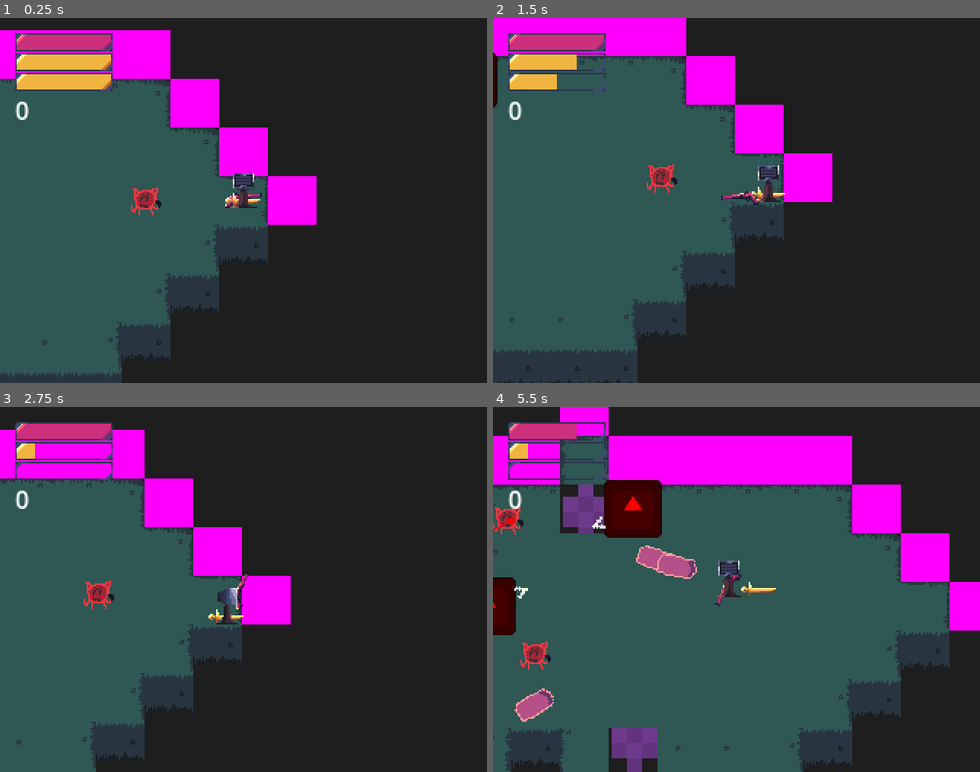
Above: before the commit, frames 1-4 (two rows, left to right).
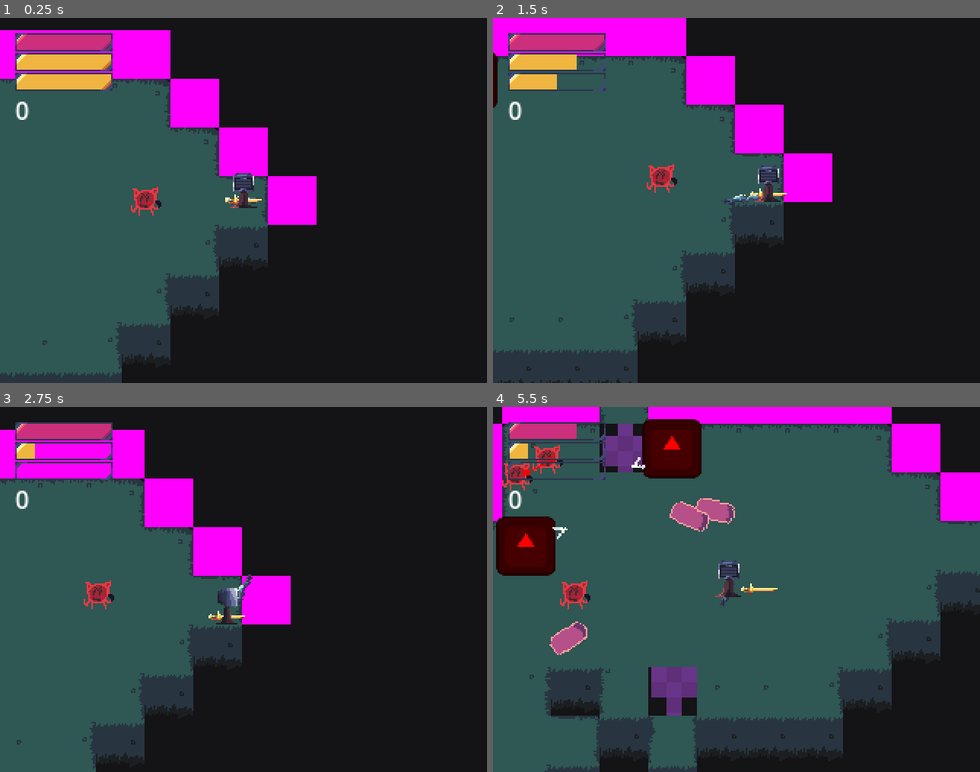
Above: after the commit, the same moments.

Repository: pizzart/metamorphosis
Game: Godot game, scene res://scenes/world.tscn
The game is run twice, just before and just after one commit, with the same random seed, the same clock (stepped at 60 frames per second) and the same inputs. The engine's default icon, where the game draws it, is replaced by a stand-in: a white triangle on a blue panel in a dark square.
Inputs (mouse positions are in pixels of both pictures, inside the frame that each line leads up to):
- Up to frame 1 (0.25 s): no input
- Up to frame 2 (1.5 s): move the mouse to (843, 182) at 0.52 s; press the mouse at (843, 182) at 0.53 s; hold D (right) 0.53-1.28 s; tap E (use) at 0.8, 1.35 s; move the mouse to (639, 218) at 1.27 s; release the mouse at (639, 218) at 1.28 s; hold S (down) from 1.28 s (still down)
- Up to frame 3 (2.75 s): click (146, 607) at 1.55 s; move the mouse to (292, 509) at 2.02 s; release S (down) at 2.03 s; press the mouse at (292, 509) at 2.03 s; hold D (right) from 2.03 s (still down); tap E (use) at 2.3 s
- Up to frame 4 (5.5 s): move the mouse to (712, 662) at 2.77 s; release D (right) at 2.78 s; release the mouse at (712, 662) at 2.78 s; hold W (up) 2.78-3.53 s; tap Space (change_gun) at 2.85 s; click (712, 662) at 3.05 s; move the mouse to (882, 644) at 3.52 s; hold E (use) 3.53-4.28 s; hold A (left) 3.53-5.03 s; move the mouse to (590, 534) at 4.27 s; click (590, 534) at 4.35 s; move the mouse to (760, 589) at 5.02 s; hold S (down) from 5.03 s (still down); hold E (use) from 5.03 s (still down)

The runs differ from the first frame. In frame 1, 0.2% of the frame differs, in the area x 46-54%, y 42-53%; in frame 2, 0.3%; in frame 3, 0.2%; in frame 4, 45%, in the area x 0-100%, y 0-100%.

Commit message:
uhhh

Diff:
--- a/project.godot
+++ b/project.godot
@@ -82,4 +82,4 @@
 [rendering]
 
 textures/canvas_textures/default_texture_filter=0
-environment/defaults/default_clear_color=Color(0.117647, 0.117647, 0.117647, 1)
+environment/defaults/default_clear_color=Color(0.0784314, 0.0745098, 0.0862745, 1)
--- /dev/null
+++ b/resources/slash.tres
@@ -0,0 +1,53 @@
+[gd_resource type="SpriteFrames" load_steps=8 format=3 uid="uid://c2ytrcvssios4"]
+
+[ext_resource type="Texture2D" uid="uid://c2vek45cxi4eo" path="res://sprites/slash.png" id="1_5o28y"]
+
+[sub_resource type="AtlasTexture" id="AtlasTexture_3lcrx"]
+atlas = ExtResource("1_5o28y")
+region = Rect2(0, 0, 64, 64)
+
+[sub_resource type="AtlasTexture" id="AtlasTexture_yx5ij"]
+atlas = ExtResource("1_5o28y")
+region = Rect2(64, 0, 64, 64)
+
+[sub_resource type="AtlasTexture" id="AtlasTexture_gioiq"]
+atlas = ExtResource("1_5o28y")
+region = Rect2(128, 0, 64, 64)
+
+[sub_resource type="AtlasTexture" id="AtlasTexture_5wd14"]
+atlas = ExtResource("1_5o28y")
+region = Rect2(192, 0, 64, 64)
+
+[sub_resource type="AtlasTexture" id="AtlasTexture_feuas"]
+atlas = ExtResource("1_5o28y")
+region = Rect2(256, 0, 64, 64)
+
+[sub_resource type="AtlasTexture" id="AtlasTexture_3ju6q"]
+atlas = ExtResource("1_5o28y")
+region = Rect2(320, 0, 64, 64)
+
+[resource]
+animations = [{
+"frames": [{
+"duration": 1.0,
+"texture": SubResource("AtlasTexture_3lcrx")
+}, {
+"duration": 1.0,
+"texture": SubResource("AtlasTexture_yx5ij")
+}, {
+"duration": 1.0,
+"texture": SubResource("AtlasTexture_gioiq")
+}, {
+"duration": 1.0,
+"texture": SubResource("AtlasTexture_5wd14")
+}, {
+"duration": 1.0,
+"texture": SubResource("AtlasTexture_feuas")
+}, {
+"duration": 1.0,
+"texture": SubResource("AtlasTexture_3ju6q")
+}],
+"loop": false,
+"name": &"default",
+"speed": 20.0
+}]
--- a/scenes/player.tscn
+++ b/scenes/player.tscn
@@ -1,6 +1,7 @@
-[gd_scene load_steps=28 format=3 uid="uid://dph8pd3qblx44"]
+[gd_scene load_steps=23 format=3 uid="uid://dph8pd3qblx44"]
 
 [ext_resource type="Script" path="res://scripts/player.gd" id="1_bsqet"]
+[ext_resource type="Texture2D" uid="uid://npc0poxhwae6" path="res://sprites/hats/top_hat.png" id="3_46xsb"]
 [ext_resource type="Texture2D" uid="uid://bc83wrjsgbyyx" path="res://sprites/character/player.png" id="3_vplgc"]
 [ext_resource type="Texture2D" uid="uid://qnrmj3whsmx0" path="res://sprites/light.png" id="4_7jsic"]
 [ext_resource type="Script" path="res://scripts/guns/shotgun.gd" id="5_gs5rs"]
@@ -12,18 +13,6 @@
 [sub_resource type="AtlasTexture" id="AtlasTexture_unka6"]
 atlas = ExtResource("3_vplgc")
 region = Rect2(0, 48, 24, 24)
-
-[sub_resource type="AtlasTexture" id="AtlasTexture_gn6yb"]
-atlas = ExtResource("3_vplgc")
-region = Rect2(24, 48, 24, 24)
-
-[sub_resource type="AtlasTexture" id="AtlasTexture_oqwu6"]
-atlas = ExtResource("3_vplgc")
-region = Rect2(48, 48, 24, 24)
-
-[sub_resource type="AtlasTexture" id="AtlasTexture_h6tan"]
-atlas = ExtResource("3_vplgc")
-region = Rect2(72, 48, 24, 24)
 
 [sub_resource type="AtlasTexture" id="AtlasTexture_4uqav"]
 atlas = ExtResource("3_vplgc")
@@ -77,32 +66,11 @@
 atlas = ExtResource("3_vplgc")
 region = Rect2(0, 24, 24, 24)
 
-[sub_resource type="AtlasTexture" id="AtlasTexture_qjrf4"]
-atlas = ExtResource("3_vplgc")
-region = Rect2(24, 24, 24, 24)
-
-[sub_resource type="AtlasTexture" id="AtlasTexture_7uqao"]
-atlas = ExtResource("3_vplgc")
-region = Rect2(48, 24, 24, 24)
-
-[sub_resource type="AtlasTexture" id="AtlasTexture_g2h06"]
-atlas = ExtResource("3_vplgc")
-region = Rect2(72, 24, 24, 24)
-
 [sub_resource type="SpriteFrames" id="SpriteFrames_nunea"]
 animations = [{
 "frames": [{
 "duration": 1.0,
 "texture": SubResource("AtlasTexture_unka6")
-}, {
-"duration": 1.0,
-"texture": SubResource("AtlasTexture_gn6yb")
-}, {
-"duration": 1.0,
-"texture": SubResource("AtlasTexture_oqwu6")
-}, {
-"duration": 1.0,
-"texture": SubResource("AtlasTexture_h6tan")
 }],
 "loop": true,
 "name": &"back",
@@ -162,15 +130,6 @@
 "frames": [{
 "duration": 1.0,
 "texture": SubResource("AtlasTexture_io5ox")
-}, {
-"duration": 1.0,
-"texture": SubResource("AtlasTexture_qjrf4")
-}, {
-"duration": 1.0,
-"texture": SubResource("AtlasTexture_7uqao")
-}, {
-"duration": 1.0,
-"texture": SubResource("AtlasTexture_g2h06")
 }],
 "loop": true,
 "name": &"side",
@@ -190,8 +149,13 @@
 [node name="Sprite" type="AnimatedSprite2D" parent="."]
 position = Vector2(0, -7)
 sprite_frames = SubResource("SpriteFrames_nunea")
-animation = &"diagonal_front"
+animation = &"front"
 autoplay = "front"
+
+[node name="Hat" type="Sprite2D" parent="Sprite"]
+visible = false
+position = Vector2(0, -4)
+texture = ExtResource("3_46xsb")
 
 [node name="Camera" type="Camera2D" parent="."]
 process_callback = 0
--- a/scripts/guns/gun.gd
+++ b/scripts/guns/gun.gd
@@ -19,7 +19,7 @@
 	is_equipped = true
 
 func _input(event):
-	if event.is_action_pressed("attack") and can_attack and is_equipped and player.can_move:
+	if event.is_action_pressed("attack") and can_attack_fr():
 		if player.ammo >= ammo_cost:
 			attack()
 
--- a/scripts/guns/shotgun.gd
+++ b/scripts/guns/shotgun.gd
@@ -2,7 +2,7 @@
 extends Gun
 
 const NAME = "SHOTGUN"
-const TEXTURE = preload("res://sprites/weapon/rifle.png")
+const TEXTURE = preload("res://sprites/weapon/shotgun.png")
 
 func _init():
 	super._init(50, 0.5, 150, 0.5, 2, 10, -0.3, TEXTURE, NAME)
--- a/scripts/melee/sword.gd
+++ b/scripts/melee/sword.gd
@@ -3,20 +3,25 @@
 
 const NAME = "SWORD"
 const TEXTURE = preload("res://sprites/weapon/sword.png")
-const TIMEOUT_BIG = 1.5
+const TIMEOUT_BIG = 1
 const TIMEOUT_SMALL = 0.4
+const TIMEOUT_COMBO = 0.6
+const OFFSET_ATTACK = 40
 
 var combo_counter: int = 0
 var combo_lost_timer = Timer.new()
 
 func _init():
 	super._init(TIMEOUT_BIG, 1, 800, TEXTURE, NAME)
-	combo_lost_timer.wait_time = TIMEOUT_BIG
+	combo_lost_timer.wait_time = TIMEOUT_COMBO
 	combo_lost_timer.timeout.connect(_on_combo_lost)
+	combo_lost_timer.one_shot = true
 	add_child(combo_lost_timer)
 
 func attack():
 	can_attack = false
+	combo_counter += 1
+
 	if combo_counter <= 2:
 		timer.start(TIMEOUT_SMALL)
 	else:
@@ -31,18 +36,24 @@
 	player.knockback(player.global_position.direction_to(get_global_mouse_position()) * knockback / 2)
 	player.speed_multiplier = 0.2
 
-	offset_position = OFFSET * 1.5
+	offset_position = OFFSET_ATTACK
+	swing_sprite()
+
+func swing_sprite():
+	var tween = create_tween()
+	offset_rotation = PI / 3
+	tween.tween_property(self, "offset_rotation", -PI / 3, 0.2).set_trans(Tween.TRANS_QUINT).set_ease(Tween.EASE_OUT)
+	tween.tween_property(self, "offset_rotation", 0, 0.3).set_trans(Tween.TRANS_CUBIC)
 
 func _on_timer_timeout():
 	super._on_timer_timeout()
 	player.speed_multiplier = 1
 #	player.knockback(-player.global_position.direction_to(get_global_mouse_position()) * knockback / 5)
-	combo_counter += 1
 
 func _on_combo_lost():
 	combo_counter = 0
 	timer.start(recharge_speed)
 
 func _on_projectile_hit(body):
-	player.knockback(player.global_position.direction_to(body.global_position) * knockback / 2)
+	player.knockback(-player.global_position.direction_to(body.global_position) * knockback / 4)
 	player.add_ammo(10)
--- a/scripts/pickups/coin_pickup.gd
+++ b/scripts/pickups/coin_pickup.gd
@@ -13,12 +13,11 @@
 		draw_string(FONT, Vector2(24, 0), "E")
 
 func _on_body_entered(body):
-	player = body
-	can_pick_up = true
+	super._on_body_entered(body)
 	queue_redraw()
 
-func _on_body_exited(_body):
-	can_pick_up = false
+func _on_body_exited(body):
+	super._on_body_exited(body)
 	queue_redraw()
 
 func _input(event):
--- a/scripts/pickups/gun_pickup.gd
+++ b/scripts/pickups/gun_pickup.gd
@@ -14,15 +14,14 @@
 
 func _draw():
 	if can_pick_up:
-		draw_string(FONT, Vector2(0, -24), pickup_name)
+		draw_string(FONT, Vector2(-pickup_name.length() * 4, -24), pickup_name)
 
 func _on_body_entered(body):
-	player = body
-	can_pick_up = true
+	super._on_body_entered(body)
 	queue_redraw()
 
-func _on_body_exited(_body):
-	can_pick_up = false
+func _on_body_exited(body):
+	super._on_body_exited(body)
 	queue_redraw()
 
 func _input(event):
--- a/scripts/pickups/pickup.gd
+++ b/scripts/pickups/pickup.gd
@@ -20,8 +20,11 @@
 	set_collision_mask_value(1, true)
 	z_index = -1
 
-func _on_body_entered(_body):
-	pass
+func _on_body_entered(body):
+	for pickup in get_tree().get_nodes_in_group("pickup"):
+		pickup.emit_signal("body_exited", body)
+	player = body
+	can_pick_up = true
 
 func _on_body_exited(_body):
-	pass
+	can_pick_up = false
--- a/scripts/player.gd
+++ b/scripts/player.gd
@@ -4,6 +4,7 @@
 const INIT_AMMO = 100
 const INIT_SPEED = 120
 const INIT_HEALTH = 10
+const HAT_Y = -4
 var speed = INIT_SPEED
 var speed_multiplier: float = 1
 var offset_velocity: Vector2
@@ -56,6 +57,7 @@
 #	else:
 #		speed_multiplier = 1
 #	ammo = clampf(ammo + delta * 15, 0, max_ammo)
+	$Sprite/Hat.position.y = HAT_Y + $Sprite.frame % 2
 
 func _input(event):
 	if event.is_action_pressed("change_gun"):
--- a/scripts/projectiles/bullet.gd
+++ b/scripts/projectiles/bullet.gd
@@ -12,6 +12,7 @@
 var sprite = Sprite2D.new()
 
 func _init(_velocity: Vector2, _acceleration: float, is_player: bool):
+	super._init()
 	var collision_shape = CollisionShape2D.new()
 	var rect = RectangleShape2D.new()
 	rect.size = Vector2(24, 12)
--- a/scripts/projectiles/projectile.gd
+++ b/scripts/projectiles/projectile.gd
@@ -2,3 +2,6 @@
 extends Area2D
 
 var damage: int = 0
+
+func _init():
+	z_index = 1
--- a/scripts/projectiles/sword_swipe.gd
+++ b/scripts/projectiles/sword_swipe.gd
@@ -4,12 +4,15 @@
 var timer = Timer.new()
 
 func _init():
+	super._init()
 	var collision_shape = CollisionShape2D.new()
 	var rect = RectangleShape2D.new()
-	rect.size = Vector2(48, 48)
+	rect.size = Vector2(64, 64)
 	collision_shape.shape = rect
-	var sprite = Sprite2D.new()
-	sprite.texture = preload("res://sprites/bullet.png")
+	var sprite = AnimatedSprite2D.new()
+	sprite.sprite_frames = preload("res://resources/slash.tres")
+	sprite.play("default")
+	sprite.rotation = PI / 2
 	timer.wait_time = 0.39
 	timer.autostart = true
 	add_child(collision_shape)
@@ -31,7 +34,7 @@
 	# reads mask layer 2: enemy
 	if body.is_in_group("enemy"):
 		body.hit(damage)
-		queue_free()
+		set_deferred("monitoring", false)
 
 func _on_timeout():
 	queue_free()
--- a/scripts/weapon.gd
+++ b/scripts/weapon.gd
@@ -9,6 +9,7 @@
 var weapon_name: String = "weapon"
 
 var offset_position: float = OFFSET
+var offset_rotation: float = 0
 var can_attack: bool = true
 var is_equipped: bool = false
 
@@ -38,18 +39,22 @@
 	if is_equipped:
 		offset_position = lerpf(offset_position, OFFSET, 0.05)
 		position = (get_global_mouse_position() - player.global_position).limit_length(offset_position)
-		sprite.rotation = player.global_position.direction_to(get_global_mouse_position()).angle()
+		sprite.position = position.rotated(offset_rotation) - position
+		sprite.rotation = player.global_position.direction_to(get_global_mouse_position()).angle() + offset_rotation
 		sprite.flip_v = sprite.rotation < -PI / 2 or sprite.rotation > PI / 2
 	else:
 		position = Vector2.ZERO
 
 func _input(event):
-	if event.is_action_pressed("attack") and can_attack and is_equipped and player.can_move:
+	if event.is_action_pressed("attack") and can_attack_fr():
 		attack()
 
 func attack():
 	can_attack = false
 	timer.start(recharge_speed)
 
+func can_attack_fr():
+	return can_attack and is_equipped and player.can_move
+
 func _on_timer_timeout():
 	can_attack = true
--- a/scripts/world.gd
+++ b/scripts/world.gd
@@ -5,7 +5,6 @@
 const CITY_SIZE = 12
 const ENEMY = preload("res://scenes/enemy.tscn")
 const EXIT = preload("res://scenes/exit.tscn")
-const PICKUP = preload("res://scenes/pickup.tscn")
 const WINDOW = preload("res://scenes/window.tscn")
 const BOSS = preload("res://scenes/bosses/boss_1.tscn")
 var RNG = RandomNumberGenerator.new()
@@ -14,6 +13,7 @@
 	Rifle,
 	Shotgun,
 ]
+var current_area: int
 @onready var player: Player = $Player
 
 func _ready():
@@ -193,5 +193,6 @@
 func _on_exit_entered(_body: Node2D, is_intermission: bool):
 	if is_intermission:
 		regenerate_map(MAP_SIZE)
+		current_area += 1
 	else:
 		generate_intermission()
Binary file removed: sprites/character/char-back.png
Binary file changed: sprites/character/player.png
Binary file removed: sprites/character/player_front.png
Binary file added: sprites/hats/niko_hat.png
Not shown, added: sprites/hats/niko_hat.png.import
Binary file added: sprites/hats/top_hat.png
Not shown, changed: sprites/hats/top_hat.png.import
Binary file added: sprites/slash.png
Not shown, added: sprites/slash.png.import
Binary file changed: sprites/weapon/rifle.png
Binary file added: sprites/weapon/shotgun.png
Not shown, changed: sprites/weapon/shotgun.png.import
(and 1 more such lines)
